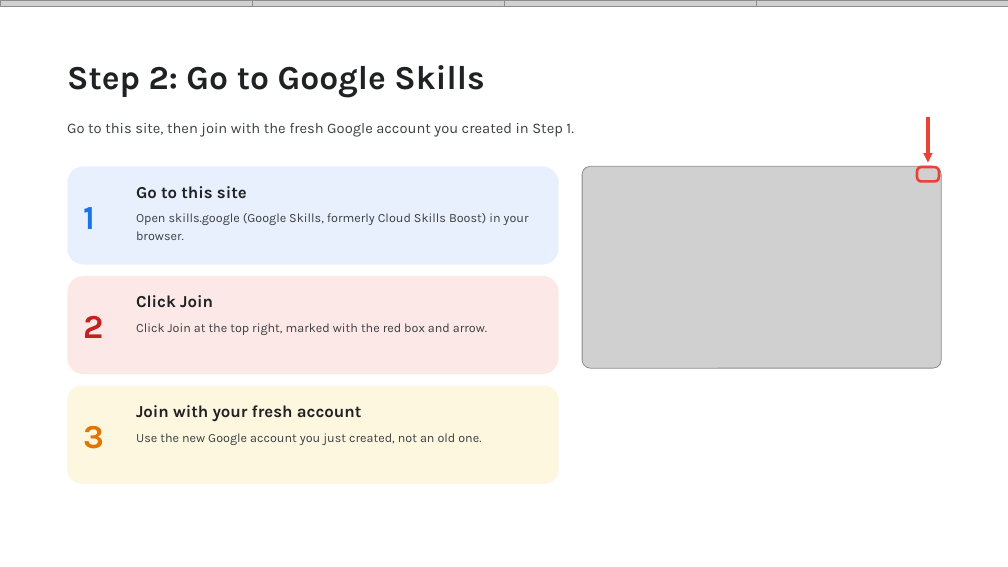
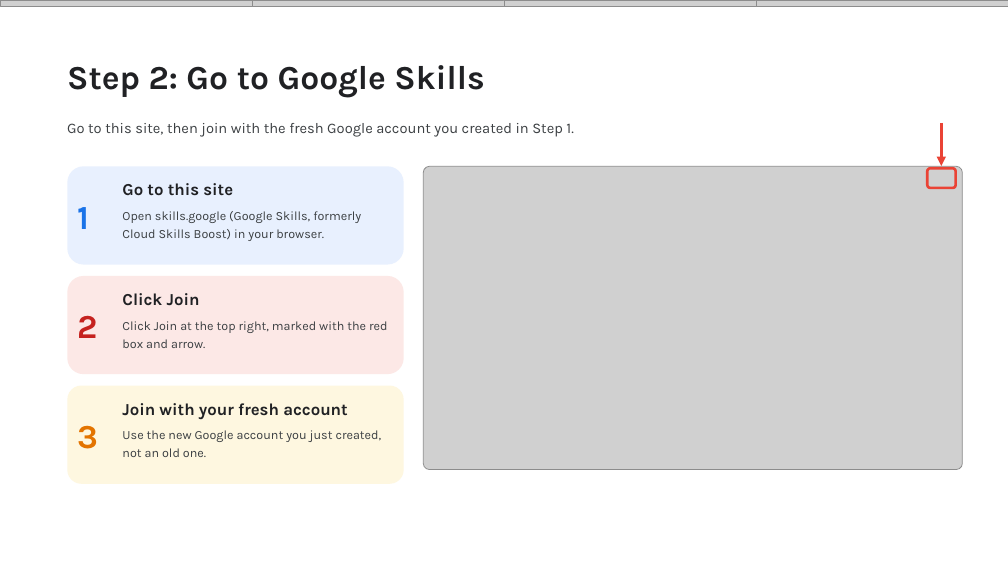
Before and after one commit to Viverun/Realism_Grade, a slide deck: slide 4 of Skill_Boost_Registration_Guide.pptx. Drawn at 1008x567 pixels with LibreOffice and Linux fonts; fonts in the diff are those of the drawing; grey boxes stand for pictures. Boxes give left, top, right and bottom in pixels: in the first picture for what was removed or moved away, otherwise in the second. Text is boxed around its words. In the diff, an @@ line names an element or a change of style, - is before the commit and + after.

```diff
--- a/Skill_Boost_Registration_Guide.pptx
+++ b/Skill_Boost_Registration_Guide.pptx
@@ arrow moved from (929, 117) - (929, 163) to (941, 123) - (941, 166) @@
@@ rounded rectangle: place and size @@
-rounded rectangle at (67, 166, 559, 265)
+rounded rectangle at (67, 166, 404, 265)
@@ text "Go to this site": place and size @@
-text "Go to this site" at (136, 186, 247, 199)
+text "Go to this site" at (122, 183, 233, 196)
@@ picture: place and size @@
-picture at (582, 166, 941, 368)
+picture at (423, 166, 963, 470)
@@ rounded rectangle: place and size @@
-rounded rectangle at (917, 167, 939, 181)
+rounded rectangle at (928, 169, 957, 188)
@@ rounded rectangle at (928, 169, 957, 188): proportions changed @@
@@ text "Open skills.google (Google Skills, formerly ..." rewrapped from (136, 213, 529, 240) to (122, 211, 361, 241) @@
@@ rounded rectangle: place and size @@
-rounded rectangle at (67, 276, 559, 374)
+rounded rectangle at (67, 276, 404, 374)
@@ text "Click Join": place and size @@
-text "Click Join" at (136, 295, 213, 308)
+text "Click Join" at (122, 293, 200, 306)
@@ text "Click Join at the top ..." rewrapped from (136, 323, 487, 335) to (122, 321, 387, 348) @@
@@ rounded rectangle: place and size @@
-rounded rectangle at (67, 386, 559, 484)
+rounded rectangle at (67, 386, 404, 484)
@@ 3 texts: place and size @@
-3 texts at (83, 207, 104, 449)
+3 texts at (77, 207, 98, 449)
@@ text "Join with your fresh account": place and size @@
-text "Join with your fresh account" at (136, 405, 362, 422)
+text "Join with your fresh account" at (122, 403, 348, 419)
@@ text "Use the new Google account ..." rewrapped from (136, 433, 481, 445) to (122, 430, 382, 457) @@
```
Also in this commit, not shown: 19 other slides changed.
